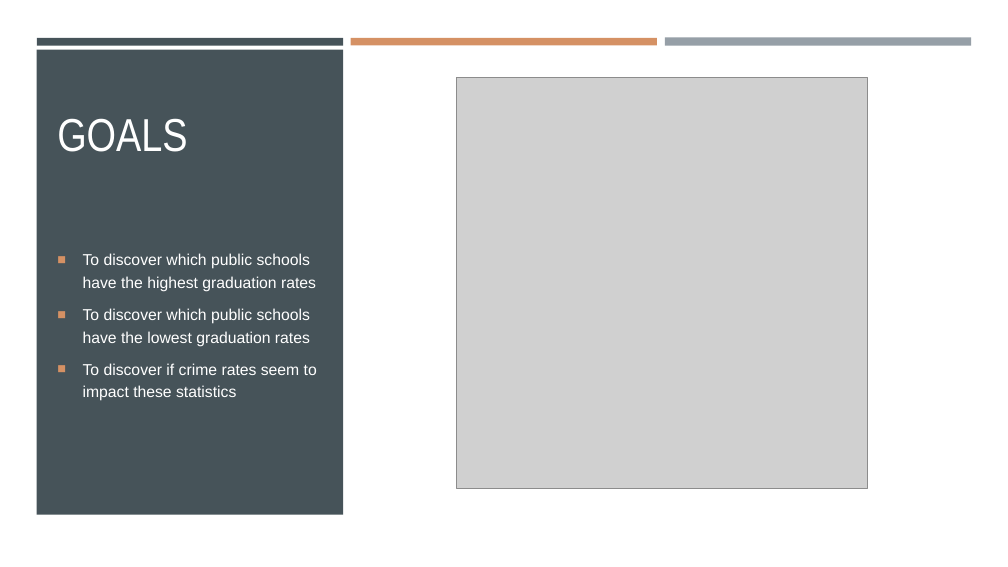
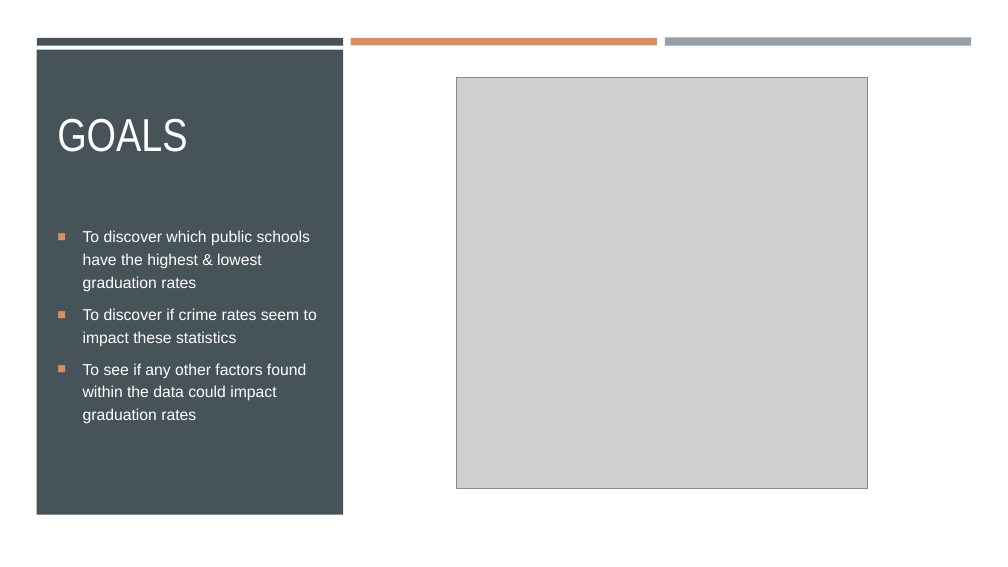
Before and after one commit to ericahen/capstone-da12, a slide deck: slide 3 of presentation/presentation_new.pptx. Drawn at 1008x567 pixels with LibreOffice and Linux fonts; fonts in the diff are those of the drawing; grey boxes stand for pictures. Boxes give left, top, right and bottom in pixels: in the first picture for what was removed or moved away, otherwise in the second. Text is boxed around its words. In the diff, an @@ line names an element or a change of style, - is before the commit and + after.

```diff
--- a/presentation/presentation_new.pptx
+++ b/presentation/presentation_new.pptx
@@ text at bbox=[83, 230, 310, 292]: text changed @@
-■ To discover which public schools have the highest graduation rates
-■ To discover which public schools have the lowest graduation rates
+■ To discover which public schools have the highest & lowest graduation rates
@@ text at bbox=[83, 363, 306, 424]: paragraph added @@
+■ To see if any other factors found within the data could impact graduation rates
```
Also in this commit, not shown: 1 other slide changed, 1 slide added.
